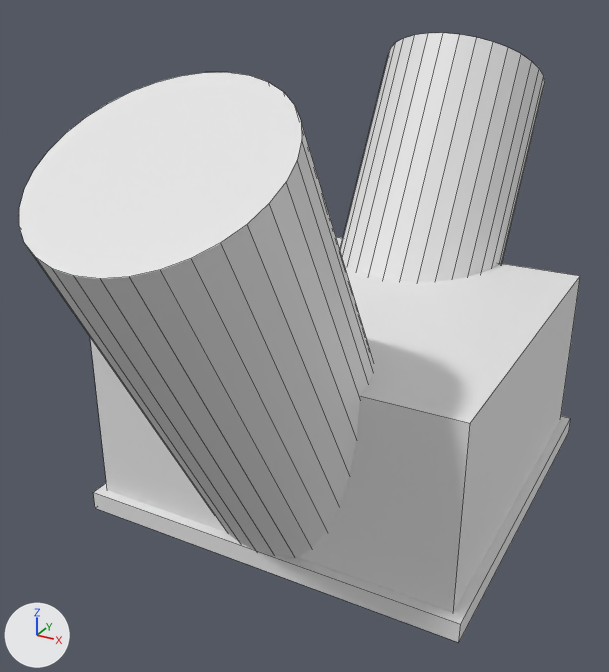
Before and after pictures for a commit that changed the Blender file 3D modeling/glove_dryer.blend.
Rendered twice from a 50 mm camera at (87.7, -186.1, 53.3) aimed at (-8.3, -11.6, -33.9). Every picture has the same lights, and +X, +Y and +Z are marked at lower left. Mesh edges are drawn as thin lines. The same objects are shown in both versions, whatever each file hides.
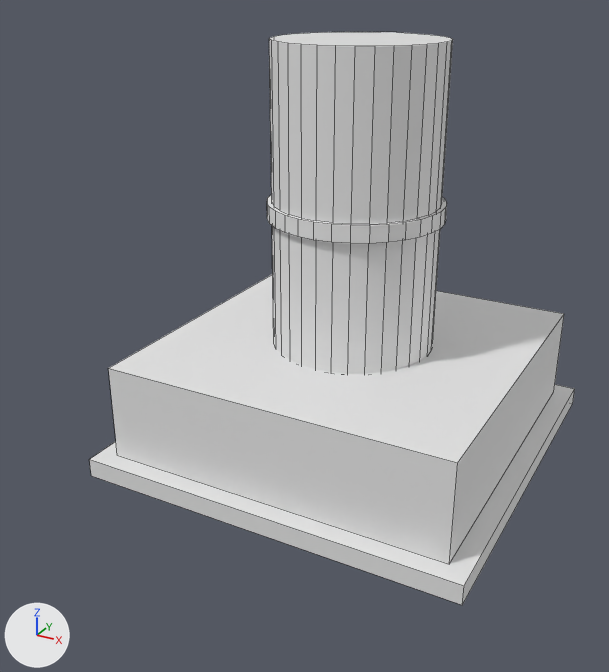
Pixel boxes [x1, y1, x2, y2] of what changed, in the pictures (609 x 672 px):
'Cylinder.003', moved, rescaled, turned: before [19, 72, 374, 558]; after [269, 32, 453, 374]
'Cube.002', rescaled (7% narrower, 23% shorter): before [90, 237, 580, 612]; after [109, 274, 564, 564]
'Cylinder.002', moved, rescaled, turned: before [340, 33, 545, 282]; after [267, 194, 447, 244]
'bottom.002', moved: before [93, 416, 571, 642]; after [89, 385, 575, 605]

Edits to the bpy script that builds the scene:
```text
Change ob_cylinder_002:
    ob_cylinder_002.rotation_euler: (-0.524, 0.0, 0.0) -> (0.0, 0.0, 0.0)  # degrees (-30, 0, 0) -> degrees (0, 0, 0)
    ob_cylinder_002.location: (0.0, 51.5, -20.0) -> (0.0, 0.0, -2.1)
    ob_cylinder_002.scale: (24.2, 25.0, 50.0) -> (22.2, 22.2, 2.1)
Change ob_cylinder_003:
    ob_cylinder_003.rotation_euler: (0.524, 0.0, 0.0) -> (0.0, 0.0, 0.0)  # degrees (30, 0, 0) -> degrees (0, 0, 0)
    ob_cylinder_003.location: (0.0, -51.5, -20.0) -> (0.0, 0.0, 0.0)
    ob_cylinder_003.scale: (24.2, 25.0, 50.0) -> (21.0, 21.0, 38.0)
Change ob_bottom_002:
    ob_bottom_002.location: (0.0, 0.0, -75.0) -> (0.0, 0.0, -65.0)
Change ob_cube_002:
    ob_cube_002.scale: (47.5, 47.5, 23.5) -> (45.0, 45.0, 12.5)
```
